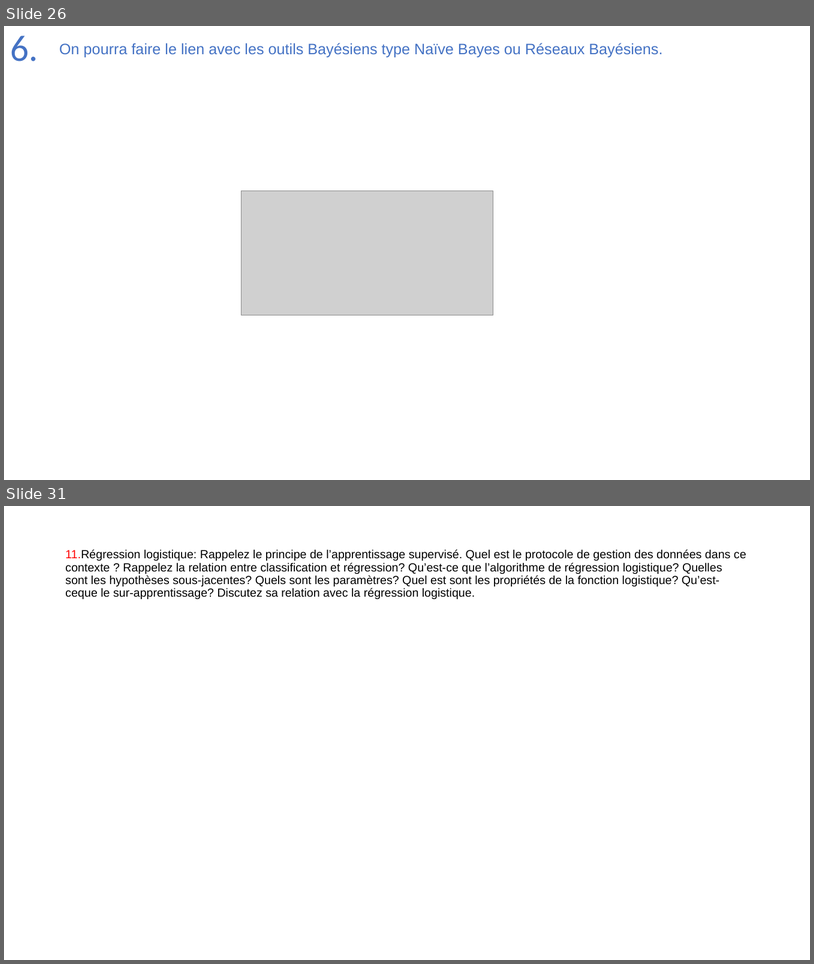
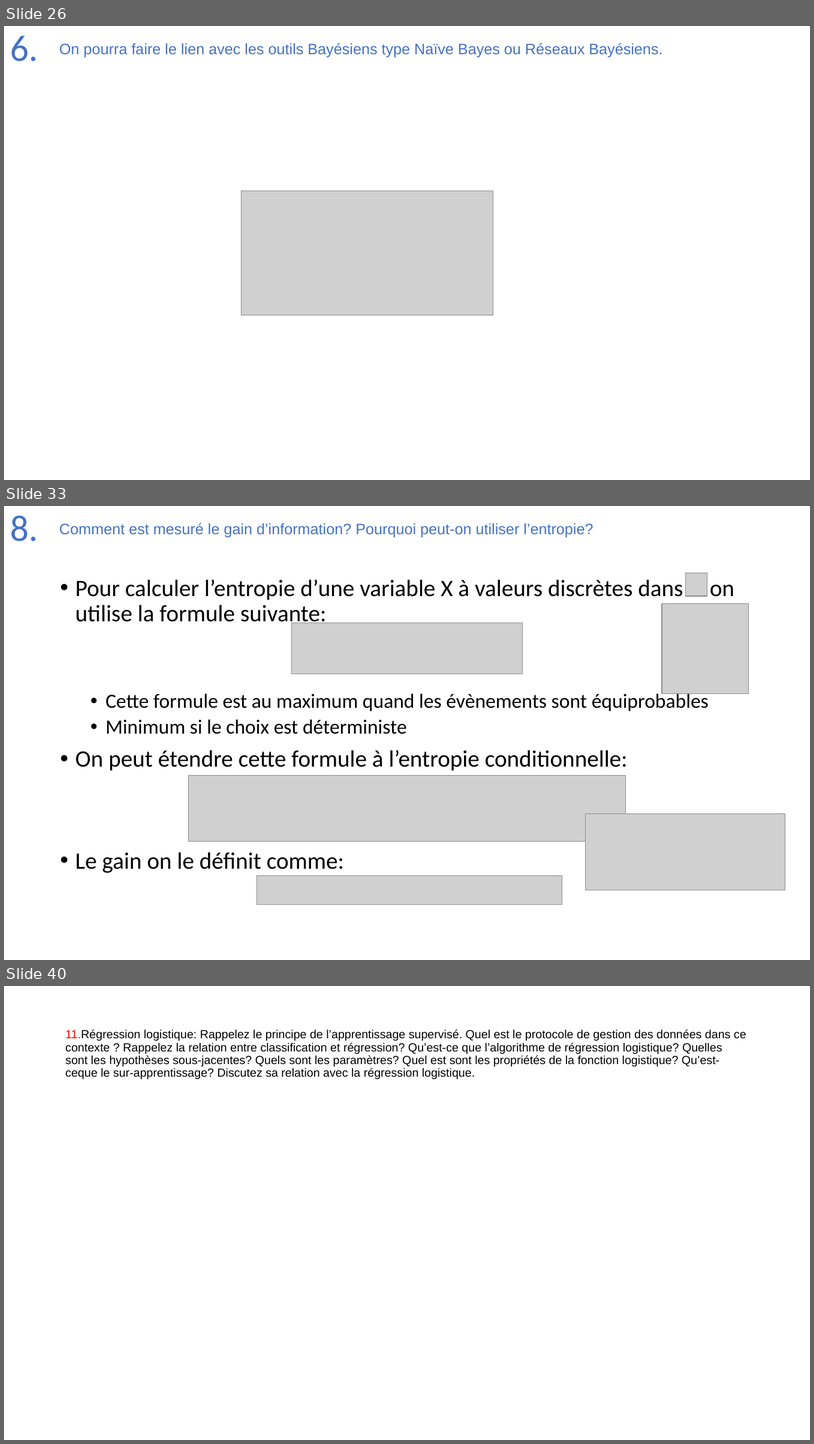
Before and after one commit to Joao-Quinta/Uni3eme, a slide deck: intelligenceArtificielle/Intelligence_artificielle_exam.pptx. Shown one above the other, each under a label of ours: slides 26 and 31 before the commit, slides 26, 33 and 40 after it; the slides between them are not shown. The pictures are 814x964 and 814x1444 pixels, drawn with LibreOffice and Linux fonts; fonts in the diff are those of the drawing; grey boxes stand for pictures. Boxes give left, top, right and bottom in pixels: in the first picture for what was removed or moved away, otherwise in the second. Text is boxed around its words. In the diff, an @@ line names an element or a change of style, - is before the commit and + after.

```diff
--- a/intelligenceArtificielle/Intelligence_artificielle_exam.pptx
+++ b/intelligenceArtificielle/Intelligence_artificielle_exam.pptx
@@ slide 33 added at [4,506,810,960], background #FFFFFF @@
@@ title added at [10,516,38,541], 44 pt, text #4472C4 @@
+8.
@@ text added at [59,523,593,538], 18 pt, text #4472C4 @@
+Comment est mesuré le gain d’information? Pourquoi peut-on utiliser l’entropie?
@@ picture added at [686,573,708,596] @@
@@ text added at [75,579,709,873], 28 pt, text #000000 @@
+• Pour calculer l’entropie d’une variable X à valeurs discrètes dans on utilise la formule suivante:
+  • Cette formule est au maximum quand les évènements sont équiprobables
+  • Minimum si le choix est déterministe
+• On peut étendre cette formule à l’entropie conditionnelle:
+• Le gain on le définit comme:
@@ picture added at [662,603,749,694] @@
@@ picture added at [291,623,522,674] @@
@@ picture added at [189,775,626,841] @@
@@ picture added at [586,814,786,890] @@
@@ picture added at [257,876,563,904] @@
@@ what was slide 31 is now slide 40 @@
```
Also in this commit, not shown: 5 slides changed, 8 other slides added.
